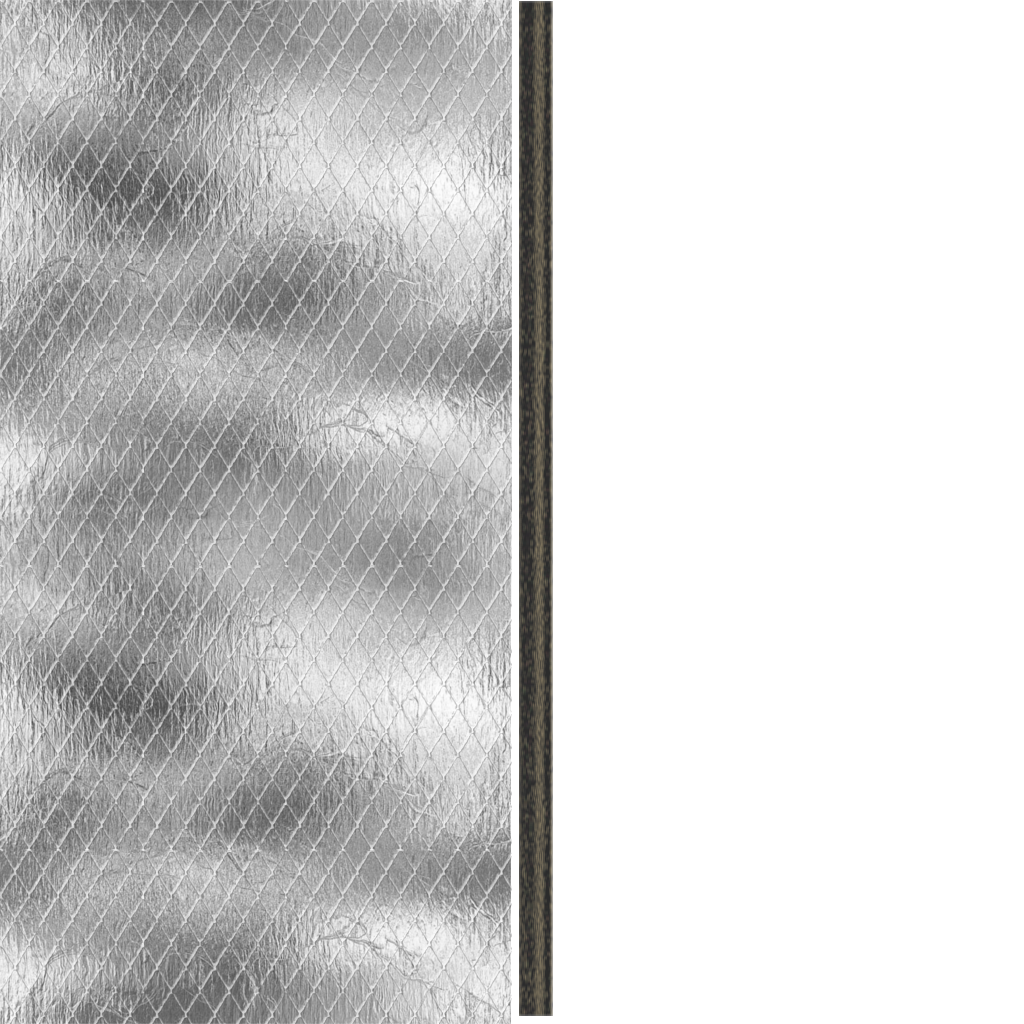
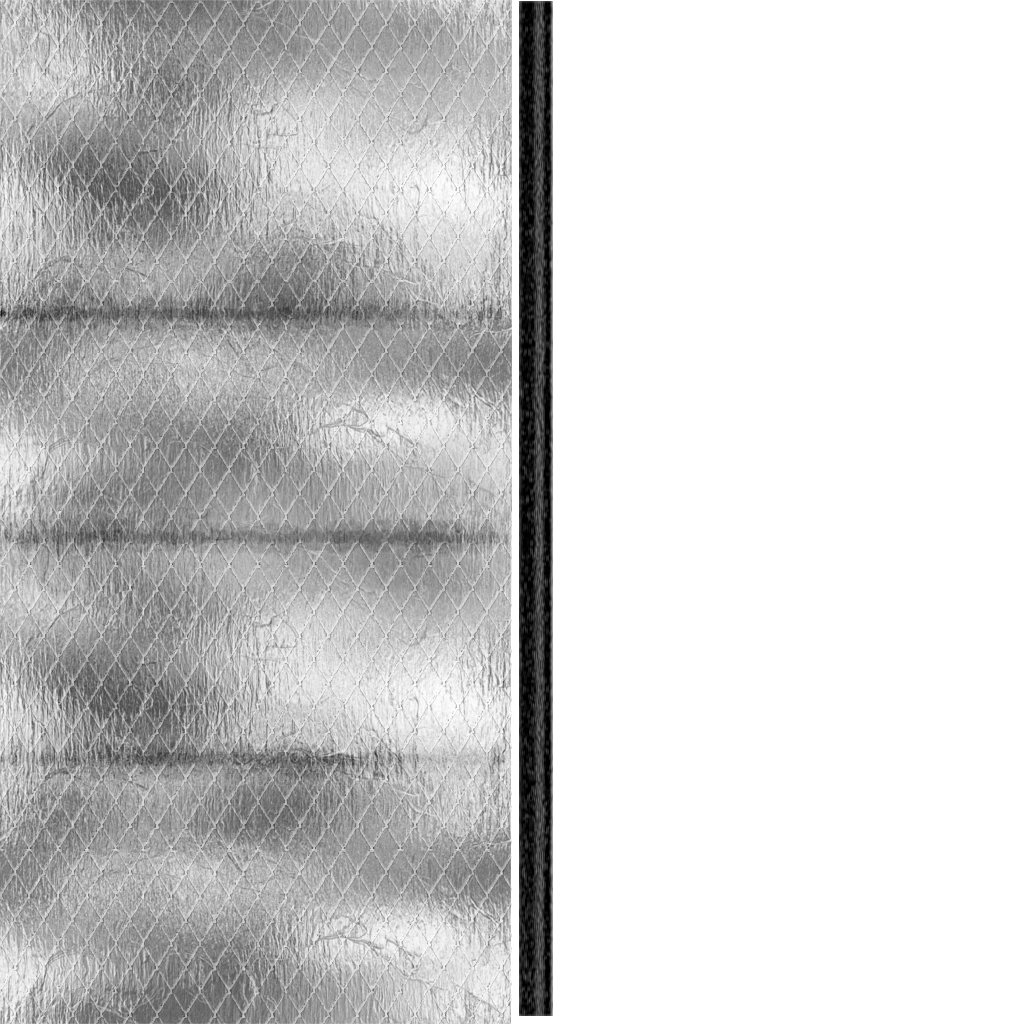
The second (1024, 1024) image is a revision of the first. Changes to its layers:
"Pasted Layer #1": opacity 100% → 68%, painted on it over bbox(0, 0, 512, 1024)
painted on "Pasted Layer" over bbox(0, 291, 512, 782)
moved "Pasted Layer #2" above "Layer", painted on it over bbox(519, 1, 553, 1016)
